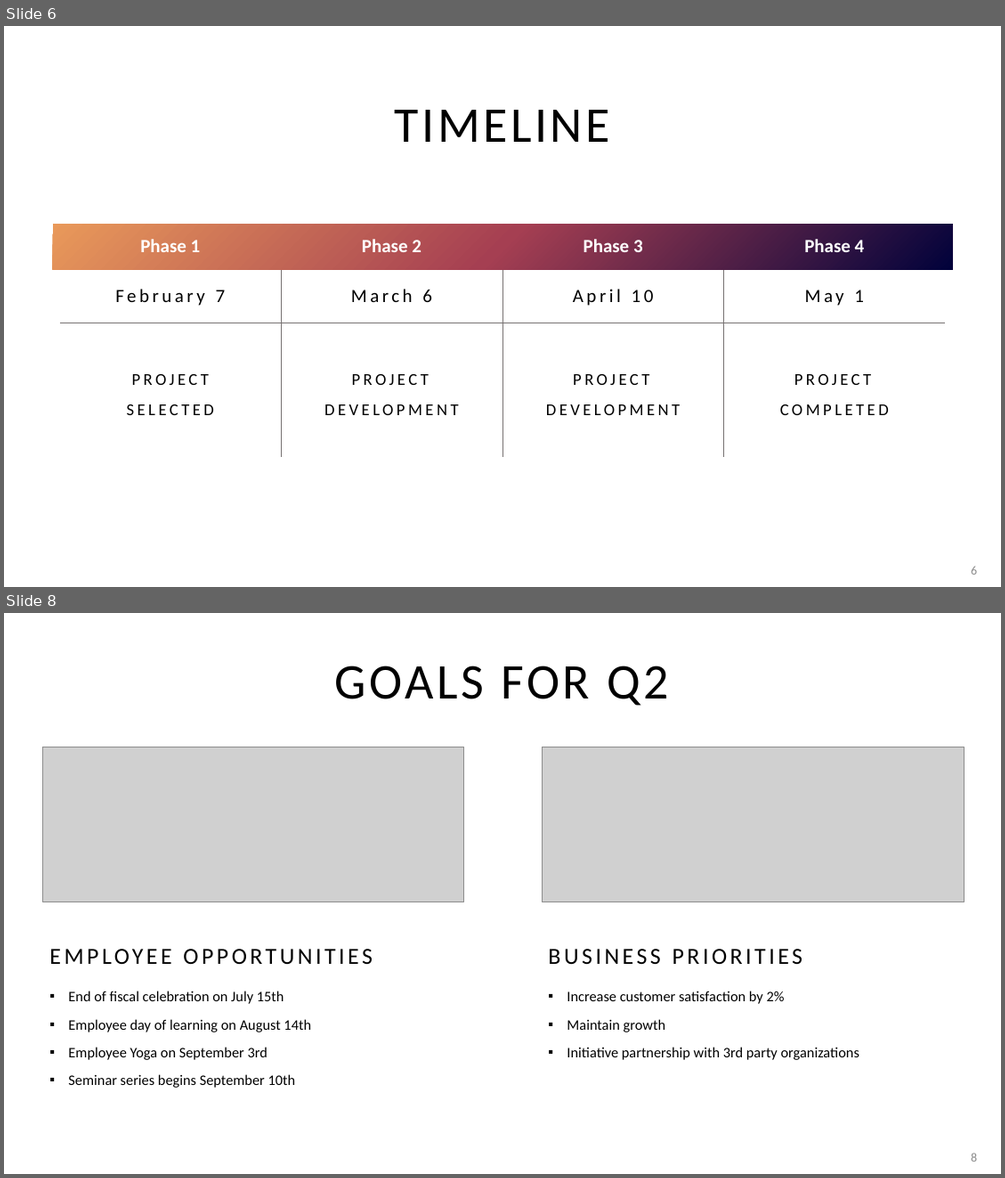
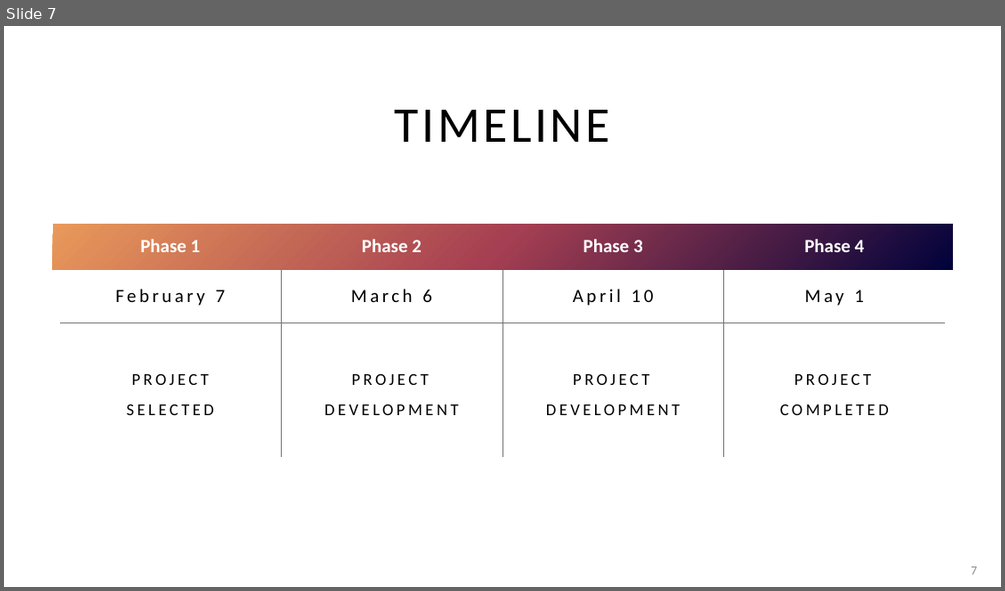
Before and after one commit to adriaonline/CPT200SP24-Team1, a slide deck: Phase 1 - Presentation.pptx. Shown one above the other, each under a label of ours: slides 6 and 8 before the commit, slide 7 after it; the slides between them are not shown. The pictures are 1005x1178 and 1005x591 pixels, drawn with LibreOffice and Linux fonts; fonts in the diff are those of the drawing; grey boxes stand for pictures. Boxes give left, top, right and bottom in pixels: in the first picture for what was removed or moved away, otherwise in the second. Text is boxed around its words. In the diff, an @@ line names an element or a change of style, - is before the commit and + after.

```diff
--- a/Phase 1 - Presentation.pptx
+++ b/Phase 1 - Presentation.pptx
@@ slide 8 removed at <box>4,613,1001,1174</box>, background #FFFFFF @@
@@ title removed at <box>335,666,669,706</box> @@
-GOALS FOR Q2
@@ picture removed at <box>42,747,464,901</box> @@
@@ picture removed at <box>542,747,963,901</box> @@
@@ text removed at <box>49,949,372,964</box> @@
-EMPLOYEE OPPORTUNITIES
@@ text removed at <box>548,949,802,965</box> @@
-BUSINESS PRIORITIES
@@ text removed at <box>68,990,311,1087</box> @@
-▪ End of fiscal celebration on July 15th
-▪ Employee day of learning on August 14th
-▪ Employee Yoga on September 3rd
-▪ Seminar series begins September 10th
@@ text removed at <box>566,990,859,1060</box> @@
-▪ Increase customer satisfaction by 2%
-▪ Maintain growth
-▪ Initiative partnership with 3rd party organizations
@@ page number removed at <box>971,1152,977,1161</box> @@
-8
@@ what was slide 6 is now slide 7 @@
@@ page number at <box>971,566,977,574</box>: text changed @@
-6
+7
```
Also in this commit, not shown: 3 slides changed, 2 slides added, 4 other slides removed, 2 other files.
